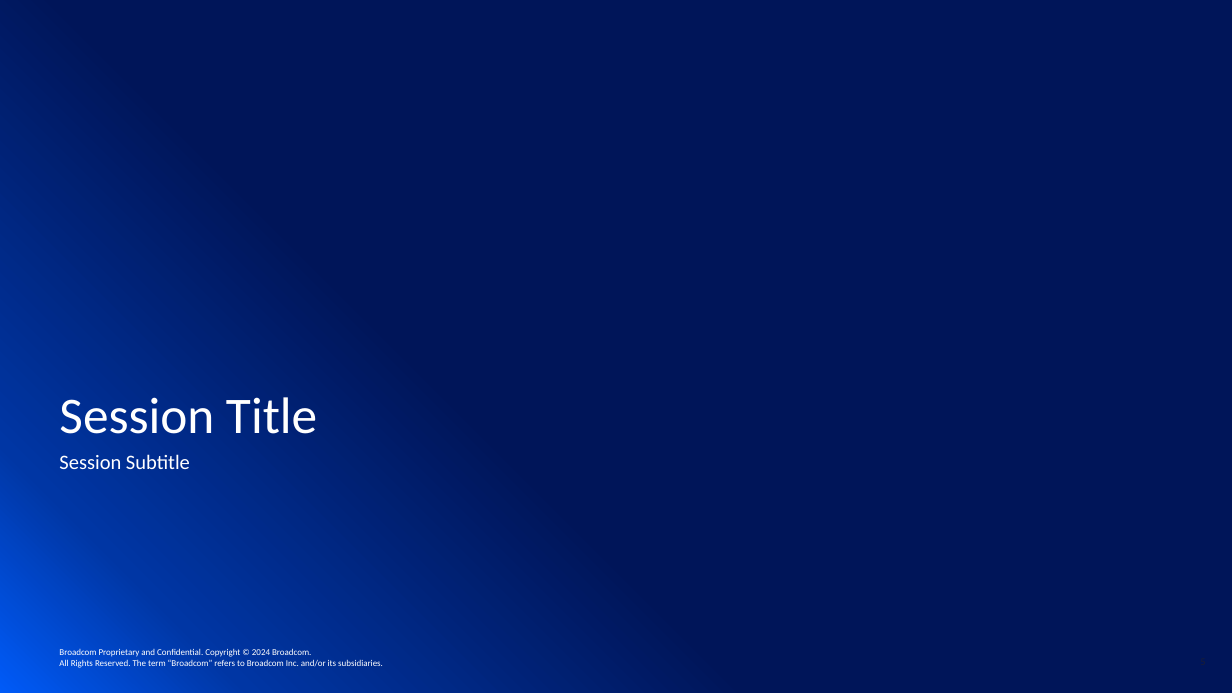
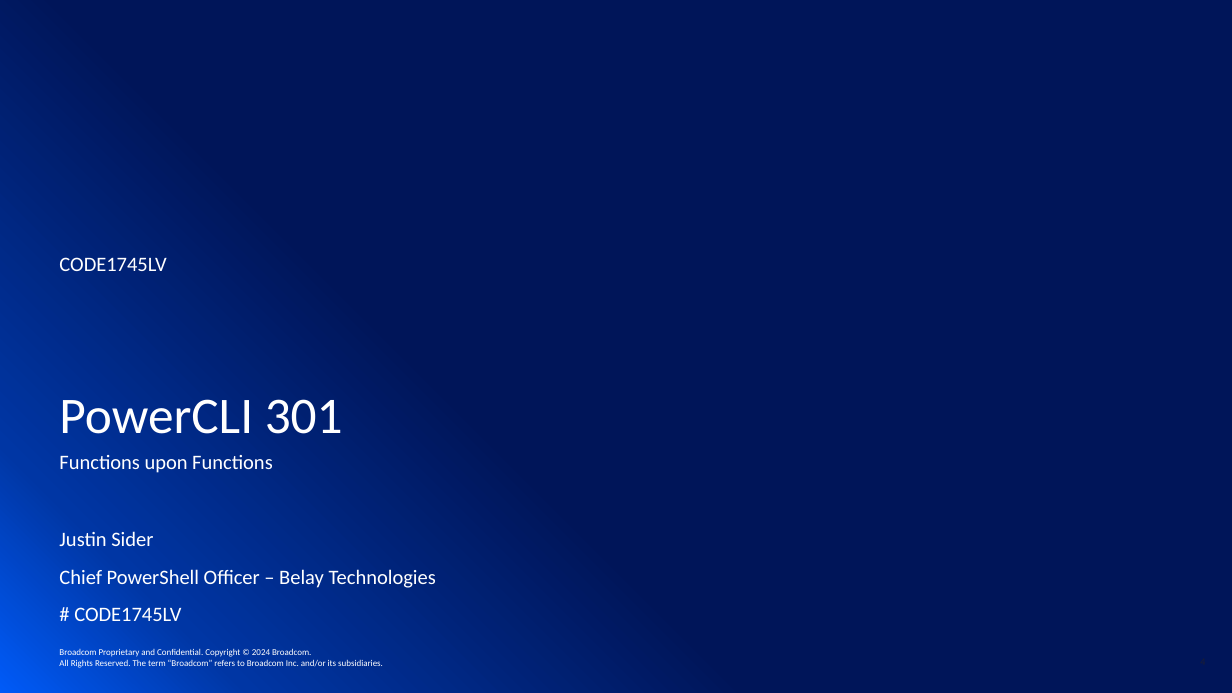
Before and after one commit to jpsider/Invoke-Automation, a slide deck: slide 4 of Powercli/VMwareExplore_2024/CODE1745LV - PowerCLI 301 - Functions Upon Functions.pptx (slide 5 before the commit). Drawn at 1232x693 pixels with LibreOffice and Linux fonts; fonts in the diff are those of the drawing; background and template pictures are left out. Boxes give left, top, right and bottom in pixels: in the first picture for what was removed or moved away, otherwise in the second. Text is boxed around its words. In the diff, an @@ line names an element or a change of style, - is before the commit and + after.

```diff
--- a/Powercli/VMwareExplore_2024/CODE1745LV - PowerCLI 301 - Functions Upon Functions.pptx
+++ b/Powercli/VMwareExplore_2024/CODE1745LV - PowerCLI 301 - Functions Upon Functions.pptx
@@ text added at (59, 257, 166, 271), 16 pt, text #FFFFFF @@
+CODE1745LV
@@ title at (59, 399, 343, 434): text changed @@
-Session Title
+PowerCLI 301
@@ subtitle at (59, 455, 273, 473): text changed @@
-Session Subtitle
+Functions upon Functions
@@ text added at (59, 531, 153, 546), 16 pt, text #FFFFFF @@
+Justin Sider
@@ text added at (59, 569, 436, 588), 16 pt, text #FFFFFF @@
+Chief PowerShell Officer – Belay Technologies
@@ text added at (74, 607, 181, 621), 16 pt, text #FFFFFF @@
+# CODE1745LV
```
Also in this commit, not shown: 1 other slide changed, 1 slide added, 3 slides removed, 1 other file.
